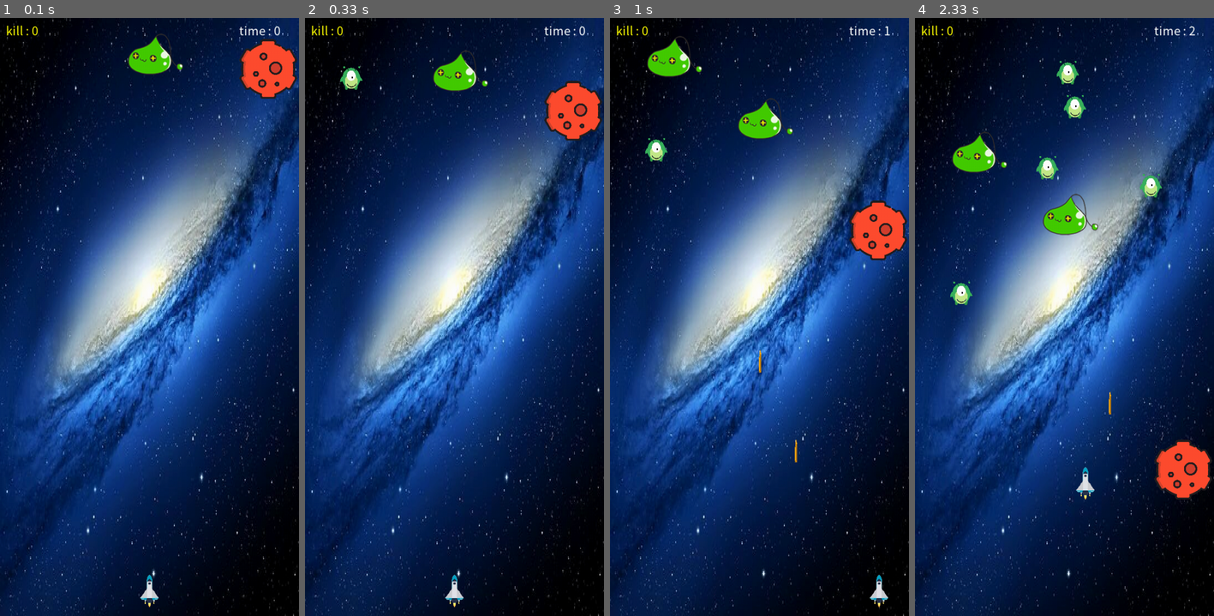
Above: before the commit, frames 1-4 (left to right).
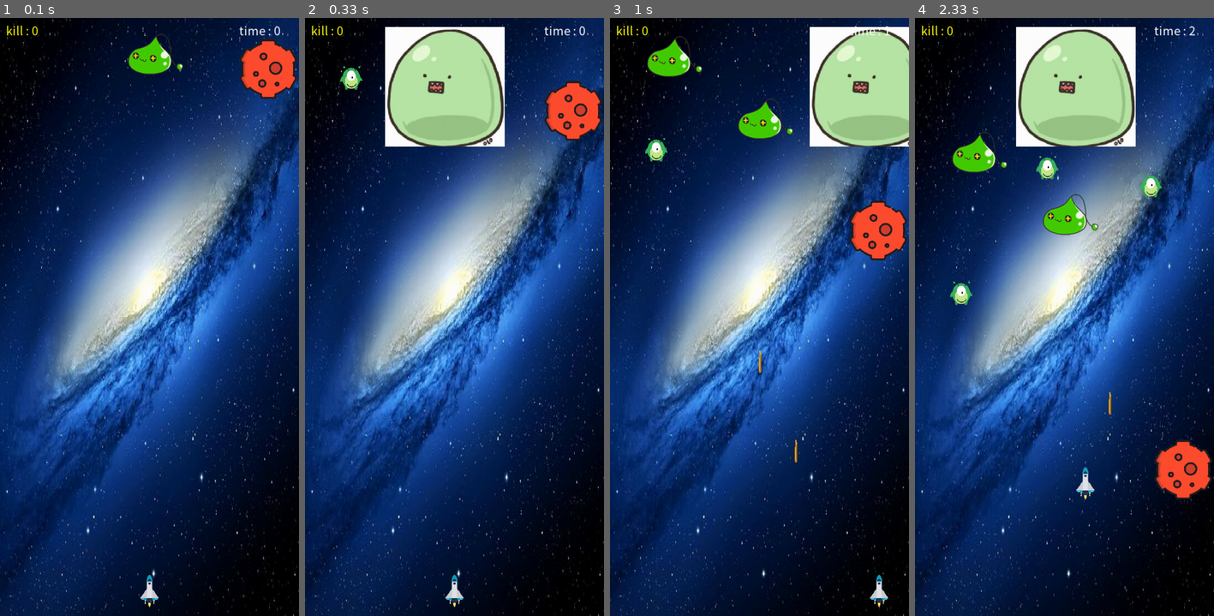
Above: after the commit, the same moments.

Repository: KROOKIMWOOBIN/pygame-spaceship
Game: pygame game, started from Python2023_Game.py
Two runs of this game, one before a commit and one after it. Both use one fixed random seed, a clock stepped at 60 frames per second and the inputs below.
Inputs:
- Up to frame 1 (0.1 s): no input
- Up to frame 2 (0.33 s): no input
- Up to frame 3 (1 s): tap Space at 0.33, 0.73 s; hold Right from 0.67 s (still down)
- Up to frame 4 (2.33 s): tap Space at 1.03, 1.23, 2.07 s; release Right at 1.13 s; hold Up 1.17-1.47 s; hold Left from 2 s (still down)

Frame 1 is identical in both runs. In frame 2, 8.1% of the frame differs, in the area x 26-67%, y 1-22%; in frame 3, 6.7%; in frame 4, 8.1%.

Commit message:
보스 생성중

Diff:
--- a/Python2023_Game.py
+++ b/Python2023_Game.py
@@ -85,8 +85,8 @@
 # 4. 메인 이벤트
 SB = 0
 count = 0
-item_count = 0
-power = 15
+item_count = 0 # 아이템 사용 시간
+power = 15 # 총알 속도
 
 kill = 0
 loss = 0
@@ -95,6 +95,7 @@
 a2_list = [] # 잡몹2
 m_list = [] # 총알
 item_list = [] # 아이템
+boss_list = [] # 보스
 
 start_time = datetime.now()
 
@@ -182,7 +183,7 @@
         aa2.hp = 3  # 체력을 3으로 설정
         a_list.append(aa2)
     # 아이템1
-    if count % 400 == 0 :
+    if count % 1000 == 0 :
         item1 = imageManager()
         item1.put_img("부스트아이템.png")
         item1.change_size(100, 100)
@@ -190,6 +191,16 @@
         item1.y = 10
         item1.move = 5
         item_list.append(item1)
+    # 보스1
+    if count == 10 :
+        boss1 = imageManager()
+        boss1.put_img("보스1.png")
+        boss1.change_size(200, 200)
+        boss1.x = 0
+        boss1.y = 15
+        boss1.move = 0
+        boss1.hp = 100
+        boss_list.append(boss1)
 
     # 운석 생성하기
     if delta_time % 10 == 0 and not any(rock.y > 0 and rock.y < size[1] for rock in rock_list):
@@ -217,7 +228,6 @@
         a.y += a.move
         if a.y >= size[1]:
             d_list.append(i)
-            loss += 1 # 외계인이 지나가면 loss + 1
 
     dd_list = []
     for d in dd_list:
@@ -242,6 +252,26 @@
                 # 피격 효과를 일정 시간 후에 사라지게 하기 위한 타이머 이벤트 추가
                 pygame.time.set_timer(pygame.USEREVENT + 2, 200, True)
 
+    dboss_list = []
+
+    for i in range(len(boss_list)) :
+        b = boss_list[i]
+        b.x = ss.x - 100
+
+    for i in range(len(m_list)) :
+        for j in range(len(boss_list)) :
+            m = m_list[i]
+            b = boss_list[j]
+            if crash(m, b) == True :
+                dm_list.append(i)
+                b.hp -= 1
+                if b.hp <= 0 :
+                    dboss_list.append(j)
+                effect = hitEffect(a.x, a.y)
+                hit_effects.append(effect)
+                pygame.time.set_timer(pygame.USEREVENT + 2, 200, True)
+
+
     for i in range(len(m_list)) :
         m = m_list[i]
         if crash(m, rock) :
@@ -259,6 +289,11 @@
         if a >= 0 :
             kill += 1 # 외계인이 사라지면 kill +
             del a_list[a]
+
+    for b in dboss_list :
+        if b >= 0 :
+            del boss_list[b]
+
 
     # 비행기 vs 외계인 충돌하면 죽음
     for i in range(len(a_list)):
@@ -279,11 +314,12 @@
     for i in ditem_list :
         del item_list[i]
 
+    # 아이템 파워가 10일 때 아이템 카운트 증가
     if power == 10 :
         item_count += 1
-
+    # 아이템 카운트가 100이 됐을 때 원래대로 파워가 돌아감
     if item_count >= 100 :
-        power = 20
+        power = 15
         item_count = 0
 
     # 4-4. 그리기
@@ -305,6 +341,9 @@
     for item in item_list :
         item.show()
 
+    for boss in boss_list :
+        boss.show()
+
     # 텍스트 그리기
     # font = pygame.font.Font("C:/Windows/Fonts/ariblk.ttf")
     font = pygame.font.Font("GulimChe-02.ttf", 20)
Renamed: 보스.png -> 보스1.png
